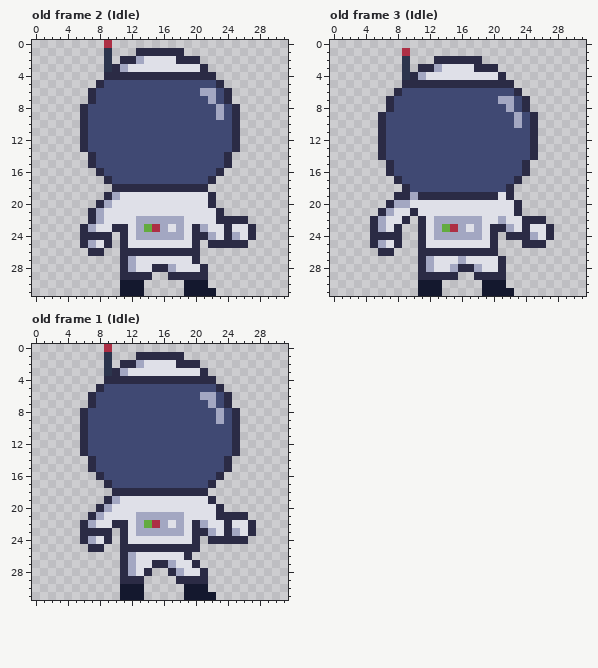
Two versions of one pixel-art file, Aseprite/Astronaut.aseprite. That is the earlier state.
32x32 pixels, 5 frames. Shown: old frame 2 (Idle), old frame 3 (Idle), old frame 1 (Idle). The commit also changed other frames, which this record leaves out.
The same view after the edit:
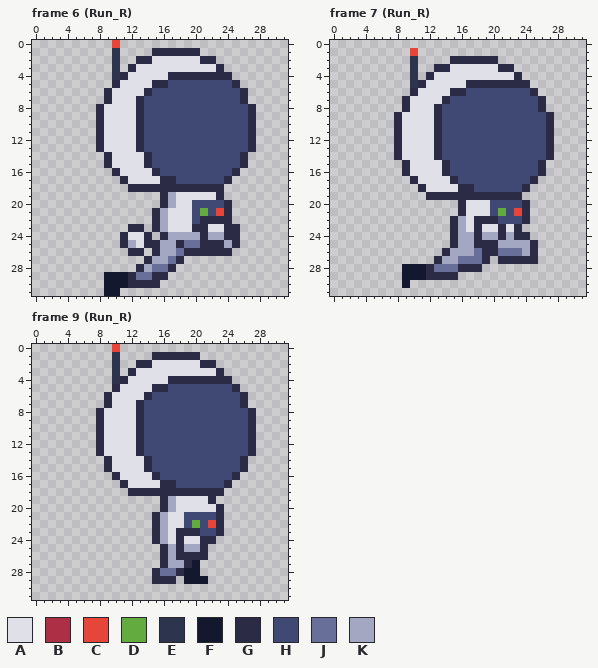
Palette (. is transparent): A #dfe0e8  B #ad2f45  C #e64539  D #63ab3f  E #2c354d  F #14182e  G #2b2b45  H #404973  J #686f99  K #a3a7c2
A new or re-ordered frame is compared with the old frame closest to it.
What changed:
frames 5 -> 11
layer "Hand_R" added
layer "Foot_R" added
layer "Feet" removed
Changed rows in their new state; - is an unchanged pixel.
Frame 6 (Run_R) is new; against old frame 2 (Idle):
first column x 6:
 0 ---.C-----------------
 1 ---.E--..----GG-------
 2 ---.E..GG---AAAGG-----
 3 ---.E.G--------AAG----
 4 ---.E-AAAAA------GG---
 5 --..GAAAAGG------HHG--
 6 -..GAAAAG------HH-HHG-
 7 -..GAAAG--------H-HHG-
 8 ..GAAAAG---------H-HHG
 9 ..GAAAAG---------H-HHG
10 ..GAAAAG-----------HHG
11 ..GAAAAG-----------HHG
12 ..GAAAAG-----------HHG
13 ..GAAAAG-----------HHG
14 -..GAAAAG---------HHG-
15 -..GAAAAG---------HHG-
16 --..GAAAAG-------HHG--
17 ---..GAAAAGG----HHG---
18 ----..----------GG----
19 ---.......GK----AG----
20 --........GK--HHHHG---
21 -........GK---HDHCG---
22 -........G-AA-HGG--..-
23 ......GG.G--A--G---G..
24 ....---AG.G--KK--K-G..
25 ....--K-GGKKGJJG--K-.-
26 -..--.--.-KKJ--GGGG---
27 -----...GKKJG..-------
28 -----..GKJJG....------
29 ---FFF-JJGG.....------
30 ---FF-GGGG---...------
31 ---FF...-----....-----
Frame 7 (Run_R) is new; against old frame 3 (Idle):
first column x 5:
 1 ----.C-----------------
 2 ----.E--..----GG-------
 3 ----.E..GG---AAAGG-----
 4 ----.E.G--------AAG----
 5 ----.E-AAAAA------GG---
 6 ---..GAAAAGG------HHG--
 7 --..GAAAAG------HH-HHG-
 8 --..GAAAG--------H-HHG-
 9 -..GAAAAG---------H-HHG
10 -..GAAAAG---------H-HHG
11 -..GAAAAG-----------HHG
12 -..GAAAAG-----------HHG
13 -..GAAAAG-----------HHG
14 -..GAAAAG-----------HHG
15 --..GAAAAG---------HHG-
16 --..GAAAAG---------HHG-
17 ---..GAAAAG-------HHG--
18 ----..GAAAAGG----HHG---
19 ---....---------G-G----
20 --.........G---HHHHG---
21 -..........G---HDHCG---
22 .....-....G-AGGGHHH-..-
23 ....--....G--G-A-AG....
24 ....--....G--GKKGK--...
25 ....--....GKKGG-KKKK-.-
26 -..---...-KKKJ--JJJKG--
27 ------..GKKJJJG.-GGGG--
28 ----FFFGJJJ--G...------
29 ----FFF------....------
30 ----F-...-----...------
31 ------...-----....-----
Frame 9 (Run_R) is new; against old frame 1 (Idle):
first column x 6:
 0 ---.C-----------------
 1 ---.E--..----GG-------
 2 ---.E..GG---AAAGG-----
 3 ---.E.G--------AAG----
 4 ---.E-AAAAA------GG---
 5 --..GAAAAGG------HHG--
 6 -..GAAAAG------HH-HHG-
 7 -..GAAAG--------H-HHG-
 8 ..GAAAAG---------H-HHG
 9 ..GAAAAG---------H-HHG
10 ..GAAAAG-----------HHG
11 ..GAAAAG-----------HHG
12 ..GAAAAG-----------HHG
13 ..GAAAAG-----------HHG
14 -..GAAAAG---------HHG-
15 -..GAAAAG---------HHG-
16 --..GAAAAG-------HHG--
17 ---..GAAAAGG----HHG---
18 ----..----------GG----
19 ---.......GK----------
20 --........GK----------
21 -........G-AAHHHH-...-
22 .........G--AHDHCG....
23 ....-....G-AGG-HHG....
24 ....-....GK-G-AG-....-
25 -..--.....-K-KKG------
26 -----.....GKG-GG------
27 -----.....--KGF-------
28 -----....GJJGFF.------
29 -----...-GGG.FFF------
30 -----...-----...------
31 -----...-----....-----
Changed places in both pictures, as pixel boxes (x1, y1, x2, y2):
changed: (80, 40, 256, 296)
changed: (370, 48, 554, 296)
changed: (80, 344, 256, 600)
